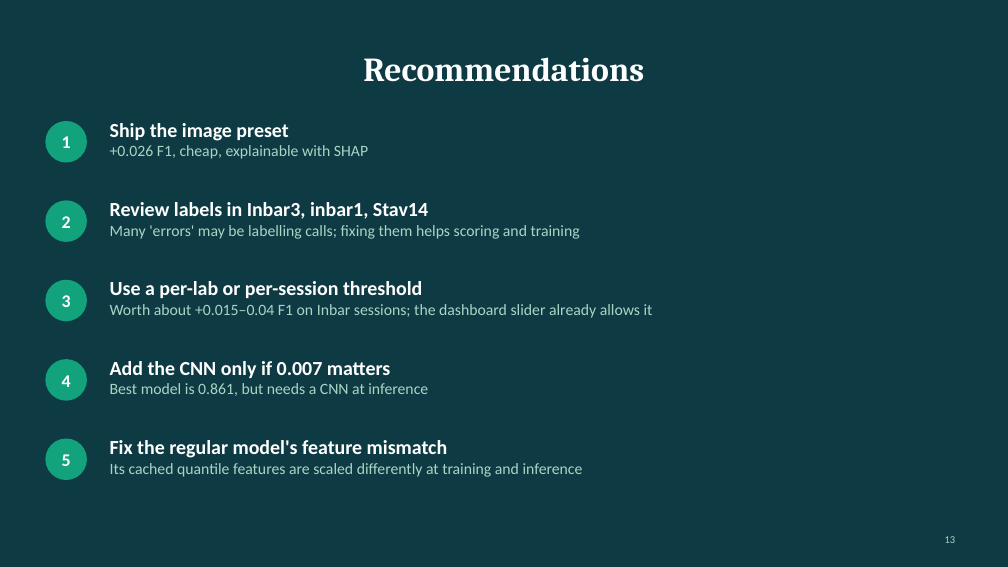
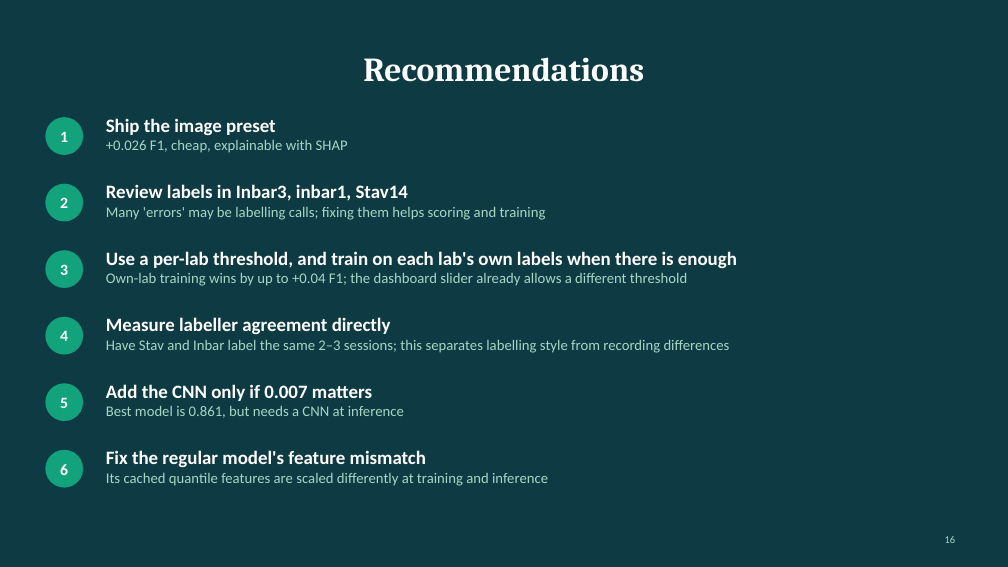
Before and after one commit to AddadyTom/suite2p-classification, a slide deck: slide 16 of results/suite2p_roi_classification_summary.pptx (slide 13 before the commit). Drawn at 1008x567 pixels with LibreOffice and Linux fonts; fonts in the diff are those of the drawing. Boxes give left, top, right and bottom in pixels: in the first picture for what was removed or moved away, otherwise in the second. Text is boxed around its words. In the diff, an @@ line names an element or a change of style, - is before the commit and + after.

```diff
--- a/results/suite2p_roi_classification_summary.pptx
+++ b/results/suite2p_roi_classification_summary.pptx
@@ ellipse resized from (x1=45, y1=121, x2=87, y2=163) to (x1=45, y1=117, x2=83, y2=155) @@
@@ text "Ship the image preset" at (x1=106, y1=118, x2=348, y2=153): size 19 to 18 pt in "Ship the image preset"; size 15 to 14 pt in "+0.026 F1, cheap, explainable with SHAP" @@
@@ text "2" moved from (x1=62, y1=216, x2=71, y2=228) to (x1=60, y1=197, x2=68, y2=208) @@
@@ ellipse resized from (x1=45, y1=200, x2=87, y2=242) to (x1=45, y1=184, x2=83, y2=222) @@
@@ text "Review labels in Inbar3, inbar1, ..." moved from (x1=110, y1=202, x2=580, y2=239) to (x1=106, y1=184, x2=546, y2=220) @@
@@ text "Review labels in Inbar3, inbar1, ..." at (x1=106, y1=184, x2=546, y2=220): size 19 to 18 pt in "Review labels in Inbar3, inbar1, Stav14"; size 15 to 14 pt in "Many 'errors' may be labelling calls; fixing ..." @@
@@ text "3" moved from (x1=62, y1=295, x2=71, y2=307) to (x1=60, y1=264, x2=68, y2=275) @@
@@ ellipse resized from (x1=45, y1=280, x2=87, y2=321) to (x1=45, y1=250, x2=83, y2=288) @@
@@ text at (x1=106, y1=251, x2=737, y2=286): text changed; size 15 to 14 pt @@
-Use a per-lab or per-session threshold
-Worth about +0.015–0.04 F1 on Inbar sessions; the dashboard slider already allows it
+Use a per-lab threshold, and train on each lab's own labels when there is enough
+Own-lab training wins by up to +0.04 F1; the dashboard slider already allows a different threshold
@@ text "4" moved from (x1=62, y1=375, x2=71, y2=387) to (x1=60, y1=330, x2=68, y2=341) @@
@@ ellipse resized from (x1=45, y1=359, x2=87, y2=401) to (x1=45, y1=317, x2=83, y2=355) @@
@@ text added at (x1=106, y1=317, x2=730, y2=353), 14 pt, text #A8D5C4 @@
+Measure labeller agreement directly
+Have Stav and Inbar label the same 2–3 sessions; this separates labelling style from recording differences
@@ size 17 to 15 pt in 5 elements at (x1=60, y1=131, x2=68, y2=142), (x1=60, y1=197, x2=68, y2=208), (x1=60, y1=264, x2=68, y2=275), (x1=60, y1=330, x2=68, y2=341), (x1=60, y1=397, x2=68, y2=408) @@
@@ text "5" moved from (x1=62, y1=454, x2=71, y2=466) to (x1=60, y1=397, x2=68, y2=408) @@
@@ ellipse resized from (x1=45, y1=439, x2=87, y2=480) to (x1=45, y1=383, x2=83, y2=421) @@
@@ text "Add the CNN only if ..." moved from (x1=110, y1=361, x2=428, y2=396) to (x1=106, y1=384, x2=404, y2=418) @@
@@ text "Add the CNN only if ..." at (x1=106, y1=384, x2=404, y2=418): size 19 to 18 pt in "Add the CNN only if 0.007 matters"; size 15 to 14 pt in "Best model is 0.861, but needs a ..." @@
@@ text "Fix the regular model's feature ..." moved from (x1=110, y1=440, x2=583, y2=477) to (x1=106, y1=450, x2=548, y2=486) @@
@@ text "Fix the regular model's feature ..." at (x1=106, y1=450, x2=548, y2=486): size 19 to 18 pt in "Fix the regular model's feature mismatch"; size 15 to 14 pt in "Its cached quantile features are scaled differently ..." @@
@@ ellipse added at (x1=45, y1=450, x2=83, y2=488), fill #12A37D @@
@@ text added at (x1=60, y1=464, x2=68, y2=475), 15 pt, text #FFFFFF, bold @@
+6
@@ page number at (x1=945, y1=536, x2=956, y2=543): text changed @@
-13
+16
```
Also in this commit, not shown: 2 other slides changed, 3 slides added, 2 other files.
